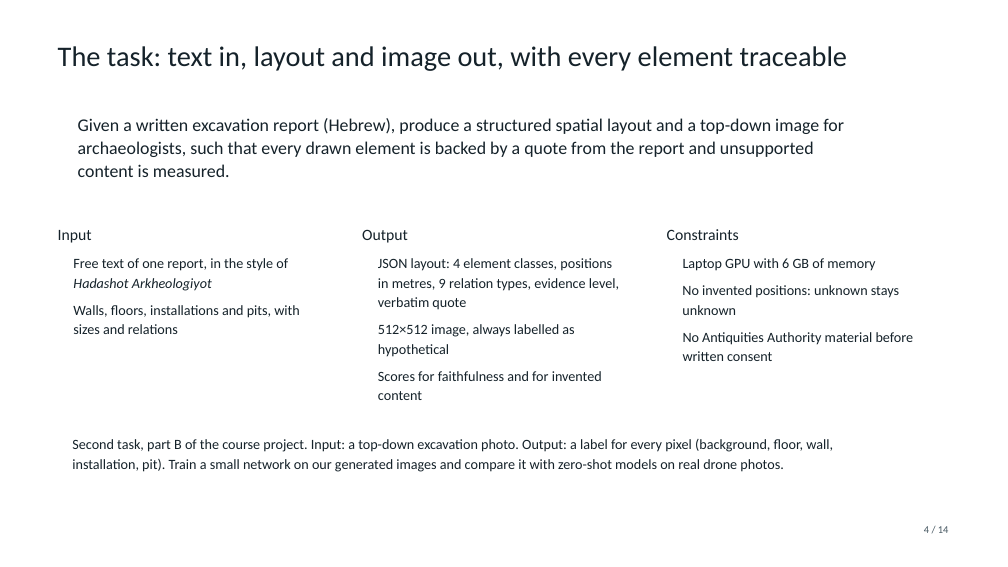
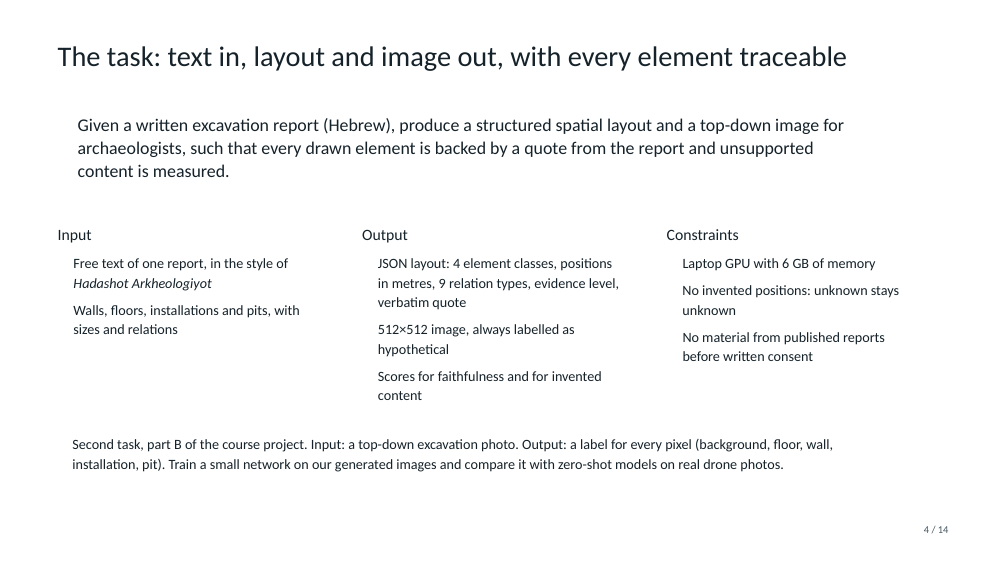
Before and after one commit to ssen2803/arch-to-image, a slide deck: slide 4 of slides/proposal.pptx. Drawn at 1008x567 pixels with LibreOffice and Linux fonts; fonts in the diff are those of the drawing; background and template pictures are left out. Boxes give left, top, right and bottom in pixels: in the first picture for what was removed or moved away, otherwise in the second. Text is boxed around its words. In the diff, an @@ line names an element or a change of style, - is before the commit and + after.

```diff
--- a/slides/proposal.pptx
+++ b/slides/proposal.pptx
@@ text at [683,332,885,361]: text changed @@
-No Antiquities Authority material before
-written consent
+No material from published reports
+before written consent
```
Also in this commit, not shown: 2 other slides changed, 3 other files.
